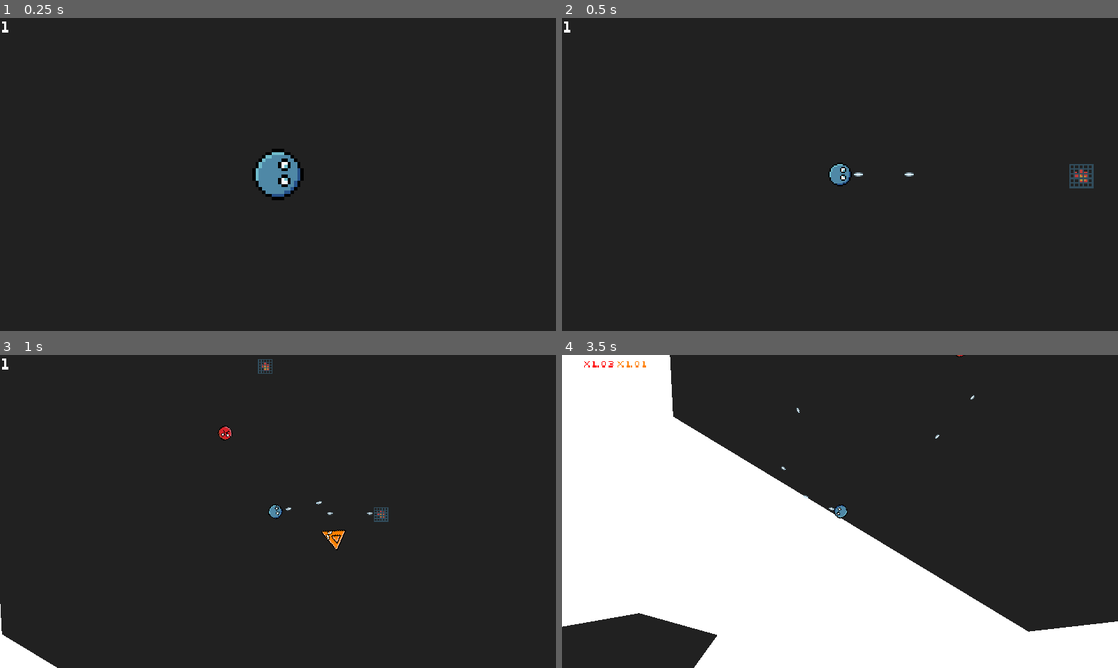
Above: before the commit, frames 1-4 (two rows, left to right).
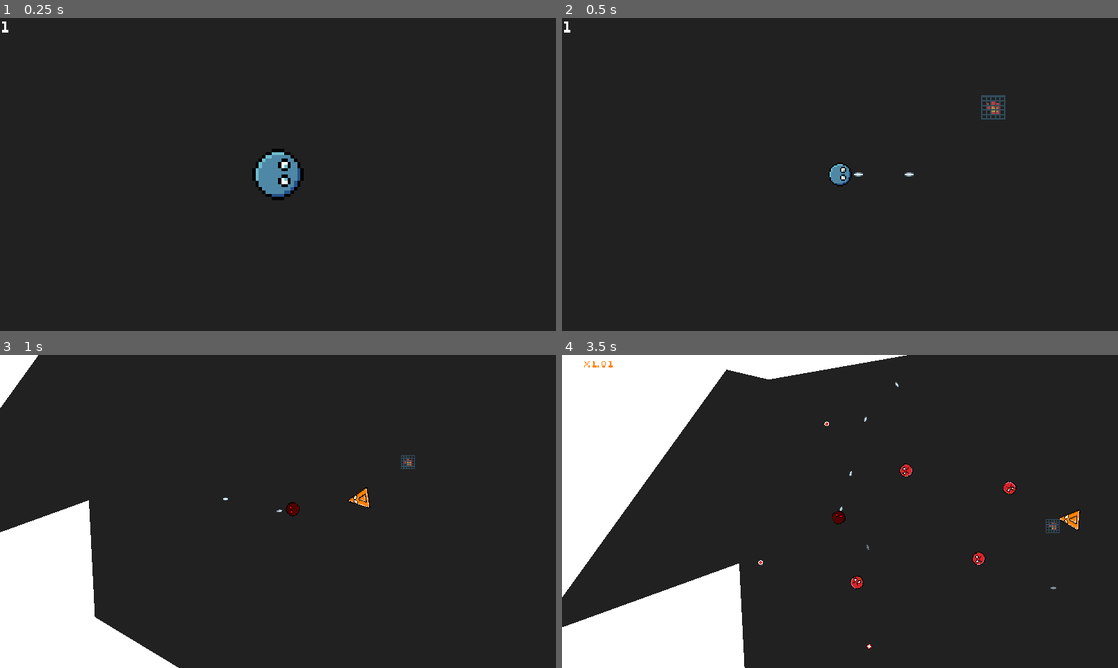
Above: after the commit, the same moments.

Repository: veprogames/top-down-incremental
Game: Godot game, scene res://level/level.tscn
The game is run twice, just before and just after one commit, with the same random seed, the same clock (stepped at 60 frames per second) and the same inputs.
Inputs (mouse positions are in pixels of both pictures, inside the frame that each line leads up to):
- Up to frame 1 (0.25 s): no input
- Up to frame 2 (0.5 s): no input
- Up to frame 3 (1 s): move the mouse to (305, 511) at 0.52 s
- Up to frame 4 (3.5 s): move the mouse to (812, 511) at 1.27 s; move the mouse to (851, 505) at 2.02 s; move the mouse to (834, 517) at 2.77 s

Frame 1 is identical in both runs. In frame 2, 0.5% of the frame differs, in the area x 75-96%, y 24-55%; in frame 3, 10%; in frame 4, 41%, in the area x 0-100%, y 0-100%.

Commit message:
improve visibility of enemy bullets

Diff:
--- a/bullet/bullet.gd
+++ b/bullet/bullet.gd
@@ -2,7 +2,7 @@
 extends Area2D
 
 const SPEED_MULTIPLIER_BASE: float = 1.5
-const SPEED_MULTIPLIER_ACCELERATION: float = 1.0
+@export var speed_multiplier_acceleration: float = 0.0
 
 @export var base_speed: float = 0.0
 var speed_multiplier: float = SPEED_MULTIPLIER_BASE
@@ -10,11 +10,10 @@
 const MAX_TRAVEL_DISTANCE: float = 600.0
 var travelled: float = 0.0
 
-@onready var sprite: Sprite2D = $Sprite
+@onready var animated_sprite: AnimatedSprite2D = $AnimatedSprite
 
 
 func _process(_delta: float) -> void:
-	sprite.modulate.a = min(1.0, 2.0 * (1.0 - travelled))
 	if travelled >= 1.0:
 		queue_free()
 
@@ -31,7 +30,7 @@
 	position += motion
 	travelled += motion.length() / MAX_TRAVEL_DISTANCE
 
-	speed_multiplier += SPEED_MULTIPLIER_ACCELERATION * delta
+	speed_multiplier += speed_multiplier_acceleration * delta
 
 
 func get_velocity() -> Vector2:
--- a/bullet/bullet.tscn
+++ b/bullet/bullet.tscn
@@ -10,7 +10,7 @@
 collision_mask = 4
 script = ExtResource("1_cnltb")
 
-[node name="Sprite" type="Sprite2D" parent="."]
+[node name="AnimatedSprite" type="AnimatedSprite2D" parent="."]
 
 [node name="CollisionShape2D" type="CollisionShape2D" parent="."]
 shape = SubResource("CircleShape2D_hv4em")
--- a/bullet/enemy/bullet_enemy.tscn
+++ b/bullet/enemy/bullet_enemy.tscn
@@ -1,14 +1,38 @@
-[gd_scene load_steps=4 format=3 uid="uid://bt4vddklvsmgm"]
+[gd_scene load_steps=7 format=3 uid="uid://bt4vddklvsmgm"]
 
 [ext_resource type="PackedScene" uid="uid://jd8o7mwcbif0" path="res://bullet/bullet.tscn" id="1_1xy7o"]
 [ext_resource type="Texture2D" uid="uid://b204ep1hunuub" path="res://bullet/enemy/bullet_enemy.png" id="2_bvs3k"]
 [ext_resource type="Script" path="res://bullet/enemy/bullet_enemy.gd" id="2_mefsr"]
 
+[sub_resource type="AtlasTexture" id="AtlasTexture_3n3ux"]
+atlas = ExtResource("2_bvs3k")
+region = Rect2(0, 0, 7, 7)
+
+[sub_resource type="AtlasTexture" id="AtlasTexture_6umib"]
+atlas = ExtResource("2_bvs3k")
+region = Rect2(7, 0, 7, 7)
+
+[sub_resource type="SpriteFrames" id="SpriteFrames_acpoq"]
+animations = [{
+"frames": [{
+"duration": 1.0,
+"texture": SubResource("AtlasTexture_3n3ux")
+}, {
+"duration": 1.0,
+"texture": SubResource("AtlasTexture_6umib")
+}],
+"loop": true,
+"name": &"default",
+"speed": 6.0
+}]
+
 [node name="BulletEnemy" instance=ExtResource("1_1xy7o")]
 collision_mask = 5
 script = ExtResource("2_mefsr")
 
-[node name="Sprite" parent="." index="0"]
-texture = ExtResource("2_bvs3k")
+[node name="AnimatedSprite" parent="." index="0"]
+sprite_frames = SubResource("SpriteFrames_acpoq")
+autoplay = "default"
+frame_progress = 0.19735
 
 [connection signal="body_entered" from="." to="." method="_on_body_entered"]
--- a/bullet/player/bullet_player.gd
+++ b/bullet/player/bullet_player.gd
@@ -2,3 +2,9 @@
 extends Bullet
 
 @export var damage: float = 1.0
+
+
+func _process(delta: float) -> void:
+	super._process(delta)
+
+	animated_sprite.modulate.a = min(1.0, 2.0 * (1.0 - travelled))
--- a/bullet/player/bullet_player.tscn
+++ b/bullet/player/bullet_player.tscn
@@ -1,13 +1,25 @@
-[gd_scene load_steps=4 format=3 uid="uid://bn6xrko8wm3mq"]
+[gd_scene load_steps=5 format=3 uid="uid://bn6xrko8wm3mq"]
 
 [ext_resource type="PackedScene" uid="uid://jd8o7mwcbif0" path="res://bullet/bullet.tscn" id="1_d8o5g"]
 [ext_resource type="Script" path="res://bullet/player/bullet_player.gd" id="2_48owu"]
 [ext_resource type="Texture2D" uid="uid://cpw7fba1o3fp" path="res://bullet/bullet.png" id="3_vw647"]
 
+[sub_resource type="SpriteFrames" id="SpriteFrames_lul23"]
+animations = [{
+"frames": [{
+"duration": 1.0,
+"texture": ExtResource("3_vw647")
+}],
+"loop": true,
+"name": &"default",
+"speed": 6.0
+}]
+
 [node name="BulletPlayer" instance=ExtResource("1_d8o5g")]
 collision_mask = 12
 script = ExtResource("2_48owu")
 damage = 1.0
+speed_multiplier_acceleration = 1.0
 
-[node name="Sprite" parent="." index="0"]
-texture = ExtResource("3_vw647")
+[node name="AnimatedSprite" parent="." index="0"]
+sprite_frames = SubResource("SpriteFrames_lul23")
--- a/enemy/enemies/enemy_red.tscn
+++ b/enemy/enemies/enemy_red.tscn
@@ -1,7 +1,8 @@
-[gd_scene load_steps=4 format=3 uid="uid://d31pk84rjgunr"]
+[gd_scene load_steps=5 format=3 uid="uid://d31pk84rjgunr"]
 
 [ext_resource type="PackedScene" uid="uid://bprric2282qeg" path="res://enemy/enemy.tscn" id="1_k4h7d"]
 [ext_resource type="Texture2D" uid="uid://fh1o0uq1jl33" path="res://enemy/enemies/enemy_red.png" id="2_tydix"]
+[ext_resource type="PackedScene" uid="uid://bc4ilkra67325" path="res://bullet/enemy/bullet_pod_enemy.tscn" id="3_iqlbc"]
 
 [sub_resource type="CircleShape2D" id="CircleShape2D_1cno8"]
 radius = 9.0
@@ -13,3 +14,7 @@
 
 [node name="CollisionShape2D" parent="." index="1"]
 shape = SubResource("CircleShape2D_1cno8")
+
+[node name="BulletPodEnemy" parent="." index="3" node_paths=PackedStringArray("enemy") instance=ExtResource("3_iqlbc")]
+enemy = NodePath("..")
+firerate = 1.0
--- a/enemy/enemy.gd
+++ b/enemy/enemy.gd
@@ -50,7 +50,6 @@
 
 
 func shoot(bullet: BulletEnemy) -> void:
-	print(owner)
 	get_tree().current_scene.add_child(bullet)
 
 
--- a/level/level.tscn
+++ b/level/level.tscn
@@ -79,7 +79,4 @@
 polygon = PackedVector2Array(1281, 258, 1139, 454, 1333, 596, 977, 880, 1367, 972, 1983, 864, 1965, 514, 1727, 600, 2007, 212, 1639, 254, 1143, -46, 923, 158)
 
 [node name="Spawner" parent="." instance=ExtResource("4_gancj")]
-position = Vector2(793, 482)
-
-[node name="Spawner2" parent="." instance=ExtResource("4_gancj")]
-position = Vector2(667, 321)
+position = Vector2(735, 437)
Binary file changed: bullet/enemy/bullet_enemy.png
